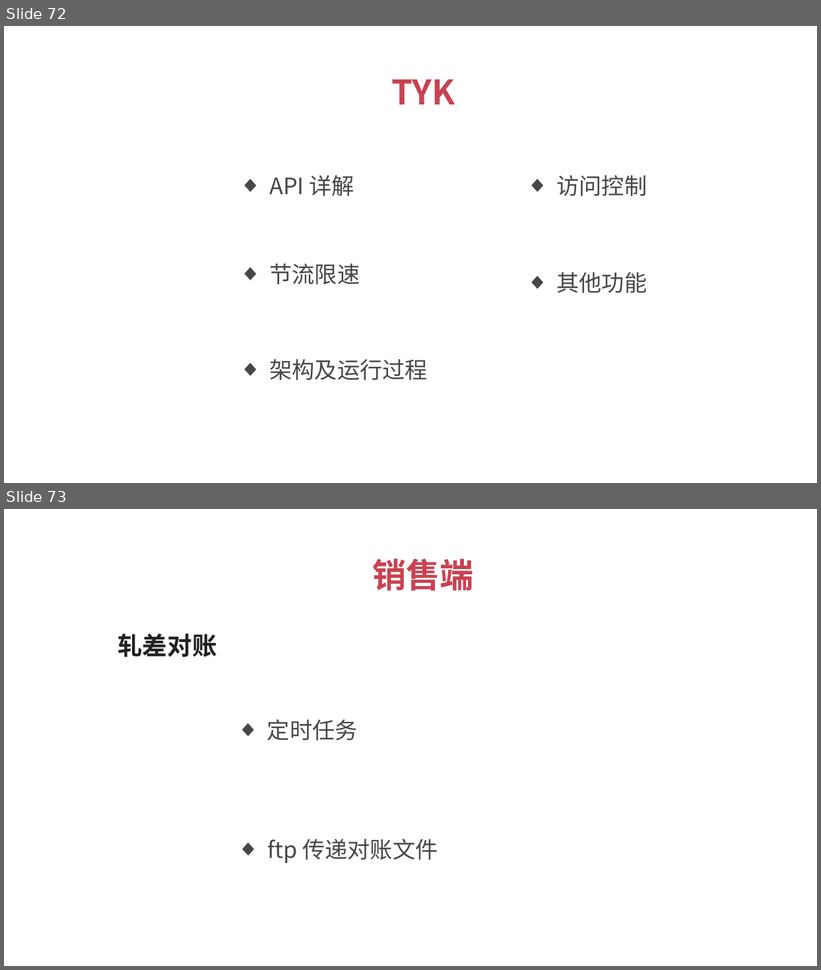
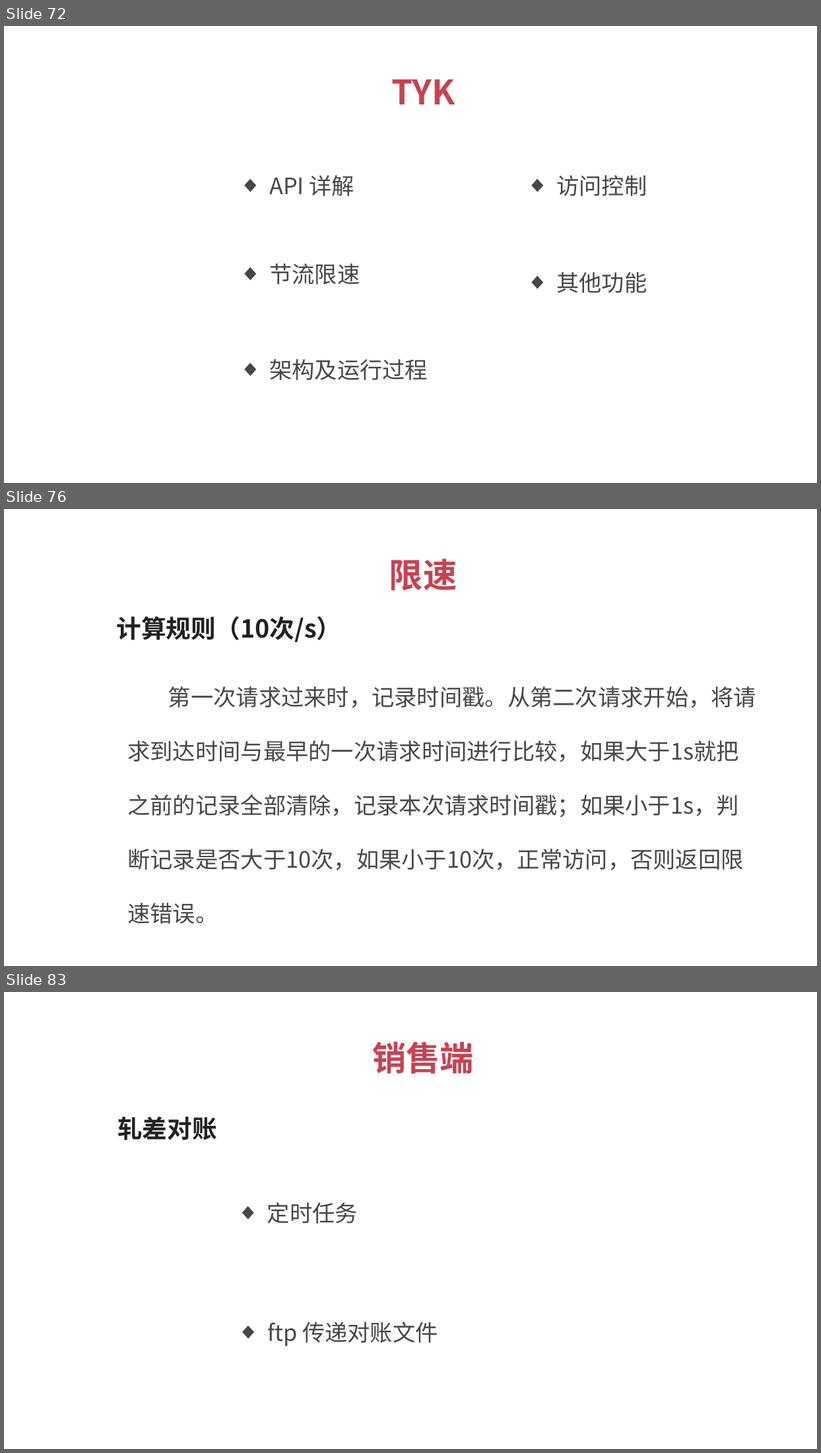
Before and after one commit to 1329555958/financial, a slide deck: 理财平台.pptx. Shown one above the other, each under a label of ours: slides 72 and 73 before the commit, slides 72, 76 and 83 after it; the slides between them are not shown. The pictures are 821x970 and 821x1453 pixels, drawn with LibreOffice and Linux fonts; fonts in the diff are those of the drawing. Boxes give left, top, right and bottom in pixels: in the first picture for what was removed or moved away, otherwise in the second. Text is boxed around its words. In the diff, an @@ line names an element or a change of style, - is before the commit and + after.

```diff
--- a/理财平台.pptx
+++ b/理财平台.pptx
@@ slide 76 added at [4, 509, 817, 966], background #FFFFFF @@
@@ text added at [389, 559, 457, 591], 30 pt, text #C94251, bold @@
+限速
@@ text added at [117, 616, 342, 642], 22 pt, text #212121, bold @@
+计算规则（10次/s）
@@ text added at [127, 687, 756, 924], 20 pt, text #474747 @@
+  第一次请求过来时，记录时间戳。从第二次请求开始，将请求到达时间与最早的一次请求时间进行比较，如果大于1s就把之前的记录全部清除，记录本次请求时间戳；如果小于1s，判断记录是否大于10次，如果小于10次，正常访问，否则返回限速错误。
@@ what was slide 73 is now slide 83 @@
```
Also in this commit, not shown: 9 other slides added, 2 other files.
